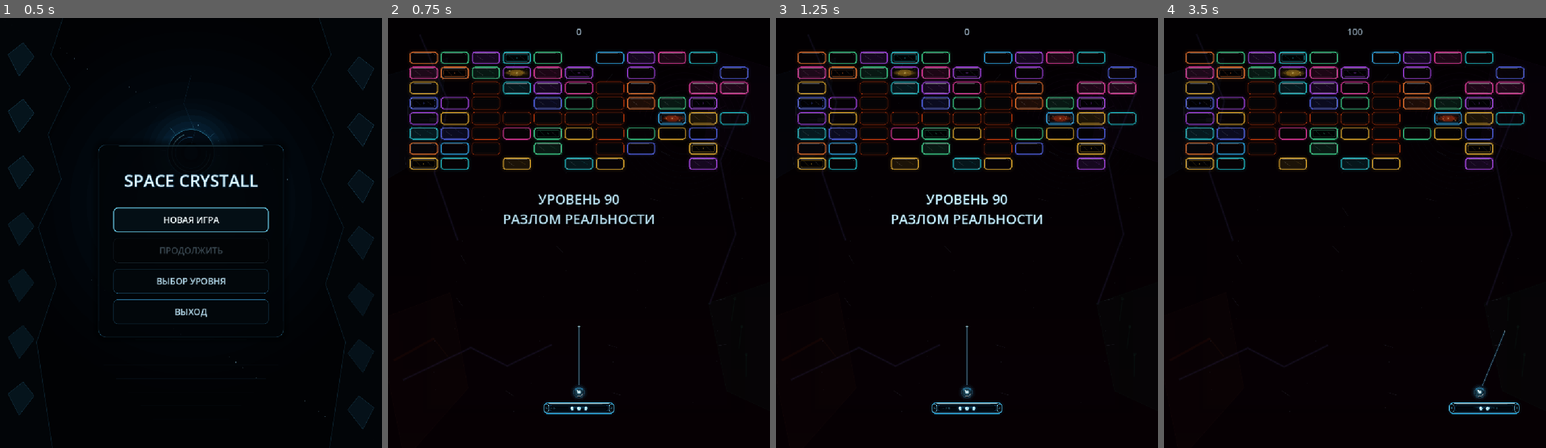
Above: before the commit, frames 1-4 (left to right).
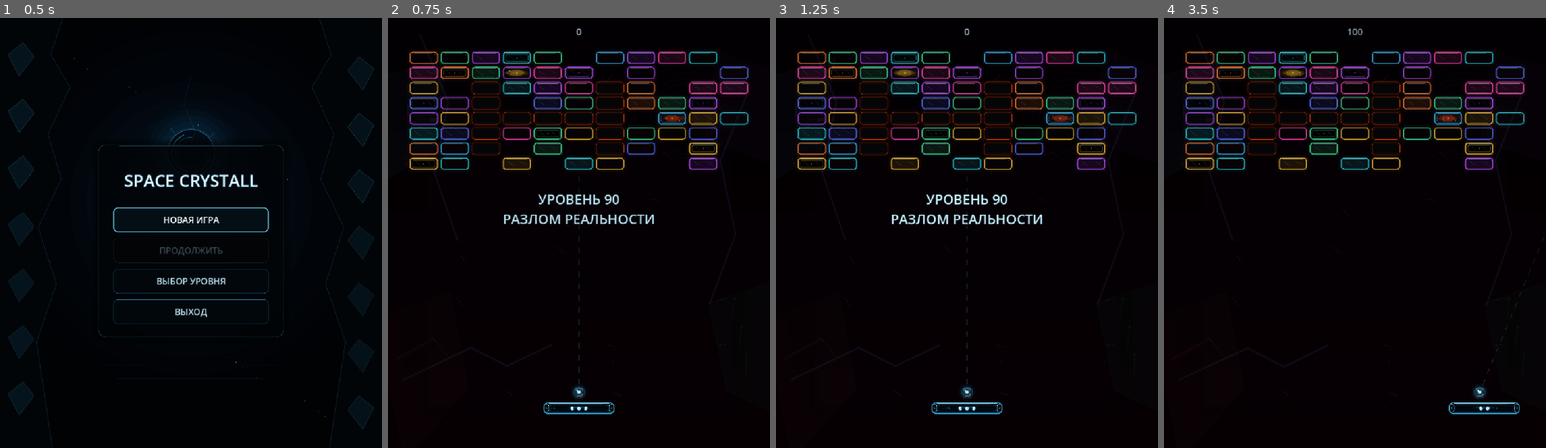
Above: after the commit, the same moments.

Repository: Ardarik421/arkanoid
Game: Godot game, scene res://scenes/main_menu.tscn
The game is run twice, just before and just after one commit, with the same random seed, the same clock (stepped at 60 frames per second) and the same inputs.
Inputs (mouse positions are in pixels of both pictures, inside the frame that each line leads up to):
- Up to frame 1 (0.5 s): no input
- Up to frame 2 (0.75 s): click "НОВАЯ ИГРА" at 0.5 s
- Up to frame 3 (1.25 s): no input
- Up to frame 4 (3.5 s): tap Enter at 1.25 s; move the mouse to (1439, 211) at 1.27 s; hold D (move_right) 1.28-2.03 s; tap Space (launch_ball) at 1.35, 2.1, 2.85 s; move the mouse to (1278, 254) at 2.02 s; hold A (move_left) 2.03-2.78 s; move the mouse to (1393, 138) at 2.77 s; hold D (move_right) from 2.78 s (still down)

Frame 1 is identical in both runs. In frame 2, less than 0.1% of the frame differs, in the area x 49-51%, y 36-86%; in frame 3, less than 0.1%; in frame 4, less than 0.1%.

Commit message:
Удлинил и смягчил линию прицела

Diff:
--- a/scenes/ball.gd
+++ b/scenes/ball.gd
@@ -4,7 +4,7 @@
 @export var radius: float = 12.0
 @export var max_bounce_angle: float = 50.0
 @export var aim_turn_speed: float = 75.0
-@export var aim_line_length: float = 165.0
+@export var aim_line_length: float = 560.0
 
 var direction := Vector2(0.7, -1.0).normalized()
 var is_attached: bool = true
@@ -75,12 +75,20 @@
 	if is_attached:
 		var aim_angle = deg_to_rad(launch_aim_angle)
 		var aim_direction = Vector2(sin(aim_angle), -cos(aim_angle)).normalized()
-		var aim_start = aim_direction * (radius + 7.0)
-		var aim_end = aim_direction * aim_line_length
-		var aim_alpha = 0.46 + 0.10 * sin(visual_time * 4.0)
-		draw_line(aim_start, aim_end, Color(0.10, 0.64, 1.0, 0.16), 4.0, true)
-		draw_line(aim_start, aim_end, Color(0.72, 0.95, 1.0, aim_alpha), 1.1, true)
-		draw_circle(aim_end, 2.2, Color(0.78, 0.97, 1.0, aim_alpha))
+		var aim_start_distance = radius + 8.0
+		var dash_length = 13.0
+		var gap_length = 17.0
+		var aim_alpha = 0.22 + 0.04 * sin(visual_time * 4.0)
+		var distance = aim_start_distance
+
+		while distance < aim_line_length:
+			var segment_end = min(distance + dash_length, aim_line_length)
+			var fade = 1.0 - 0.55 * (distance / aim_line_length)
+			var dash_start = aim_direction * distance
+			var dash_end = aim_direction * segment_end
+			draw_line(dash_start, dash_end, Color(0.12, 0.66, 1.0, 0.055 * fade), 4.0, true)
+			draw_line(dash_start, dash_end, Color(0.72, 0.95, 1.0, aim_alpha * fade), 1.0, true)
+			distance += dash_length + gap_length
 
 	draw_circle(Vector2.ZERO, radius + 9.0, Color(accent, 0.045 * pulse))
 	draw_circle(Vector2.ZERO, radius + 5.0, Color(accent, 0.10 * pulse))
